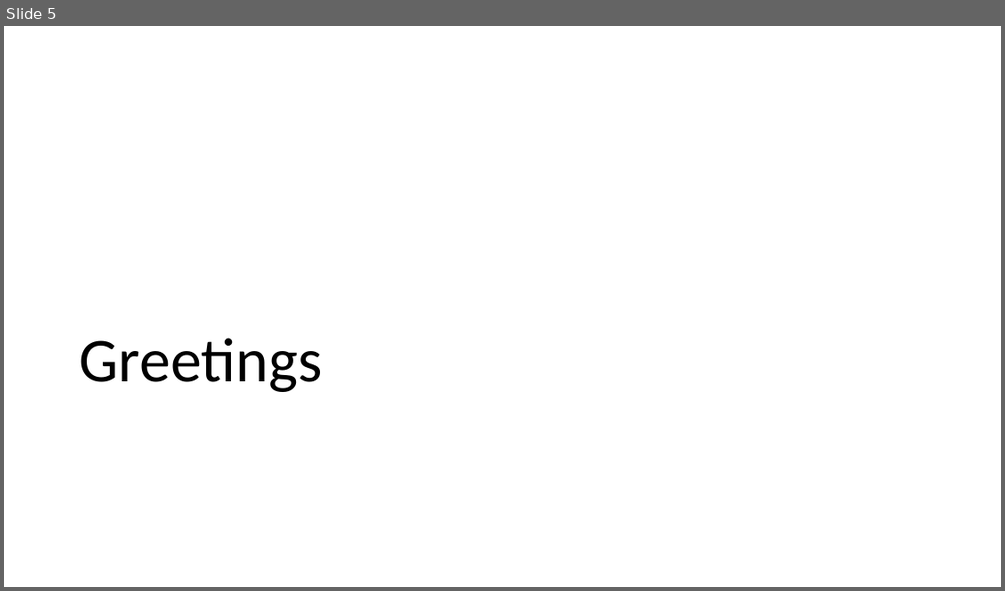
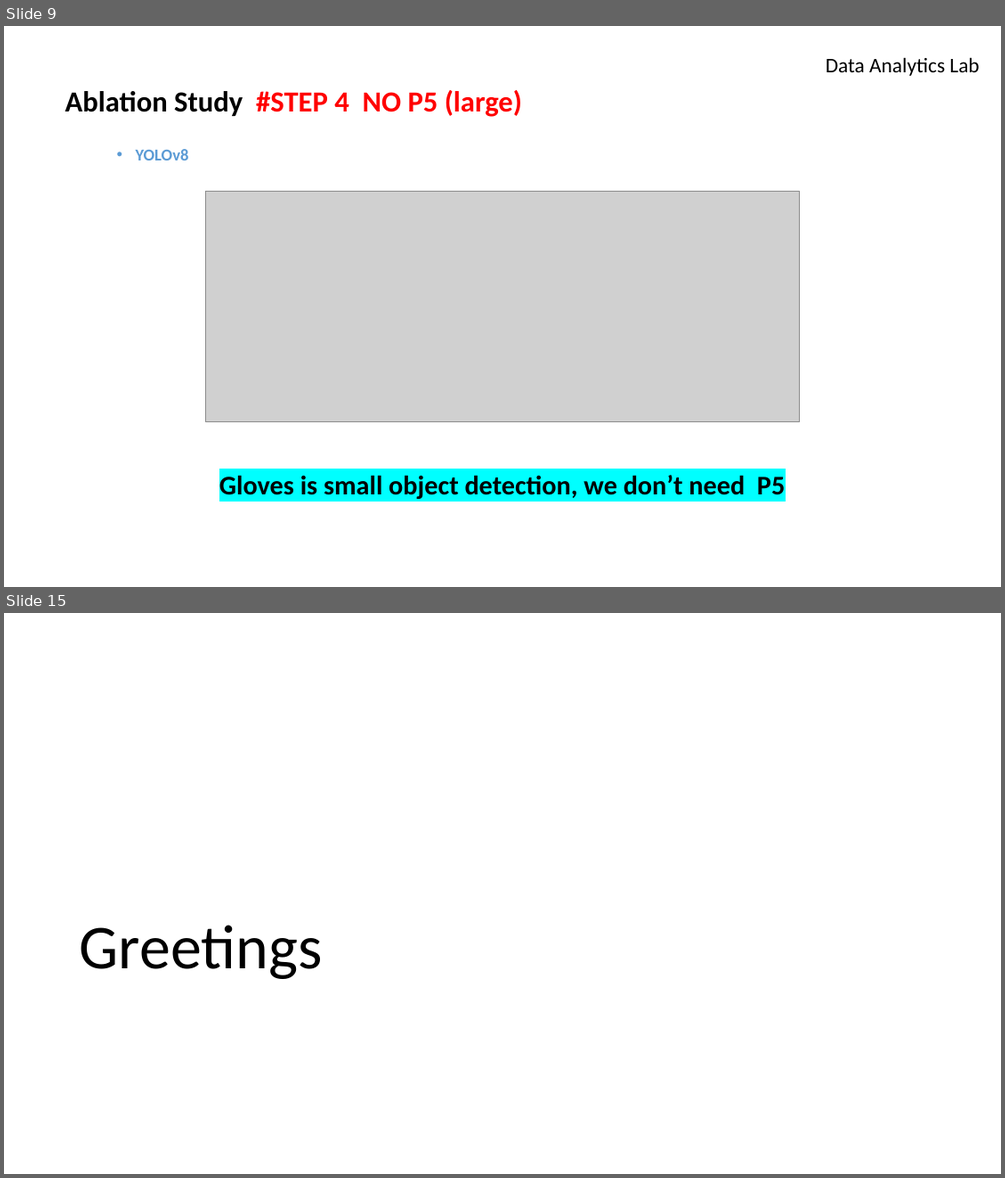
Before and after one commit to azimjaan21/ablation-yolov8m-seg-, a slide deck: experiment [17.07].pptx. Shown one above the other, each under a label of ours: slide 5 before the commit, slides 9 and 15 after it; the slides between them are not shown. The pictures are 1005x591 and 1005x1178 pixels, drawn with LibreOffice and Linux fonts; fonts in the diff are those of the drawing; grey boxes stand for pictures; background and template pictures are left out. Boxes give left, top, right and bottom in pixels: in the first picture for what was removed or moved away, otherwise in the second. Text is boxed around its words. In the diff, an @@ line names an element or a change of style, - is before the commit and + after.

```diff
--- a/experiment [17.07].pptx
+++ b/experiment [17.07].pptx
@@ slide 9 added at <box>4,26,1001,587</box>, background #FFFFFF @@
@@ text added at <box>825,57,979,76</box>, 20 pt, text #000000 @@
+Data Analytics Lab
@@ title added at <box>65,90,522,117</box>, 28 pt, text #FF0000, bold @@
+Ablation Study #STEP 4 NO P5 (large)
@@ text added at <box>136,149,189,160</box>, 16 pt, text #5B9BD5, bold @@
+• YOLOv8
@@ picture added at <box>205,192,800,421</box> @@
@@ text added at <box>219,475,785,499</box>, 25.9 pt, text #000000, bold @@
+Gloves is small object detection, we don’t need P5
@@ what was slide 5 is now slide 15 @@
```
Also in this commit, not shown: 2 slides changed, 11 other slides added, 2 slides removed, 3 other files.
